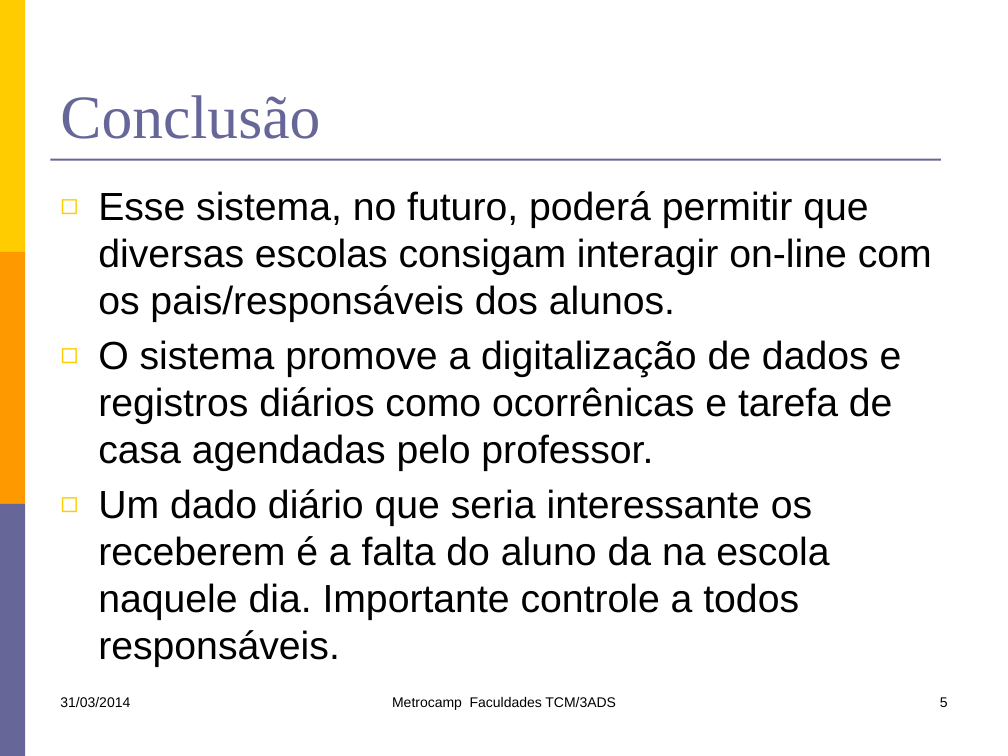
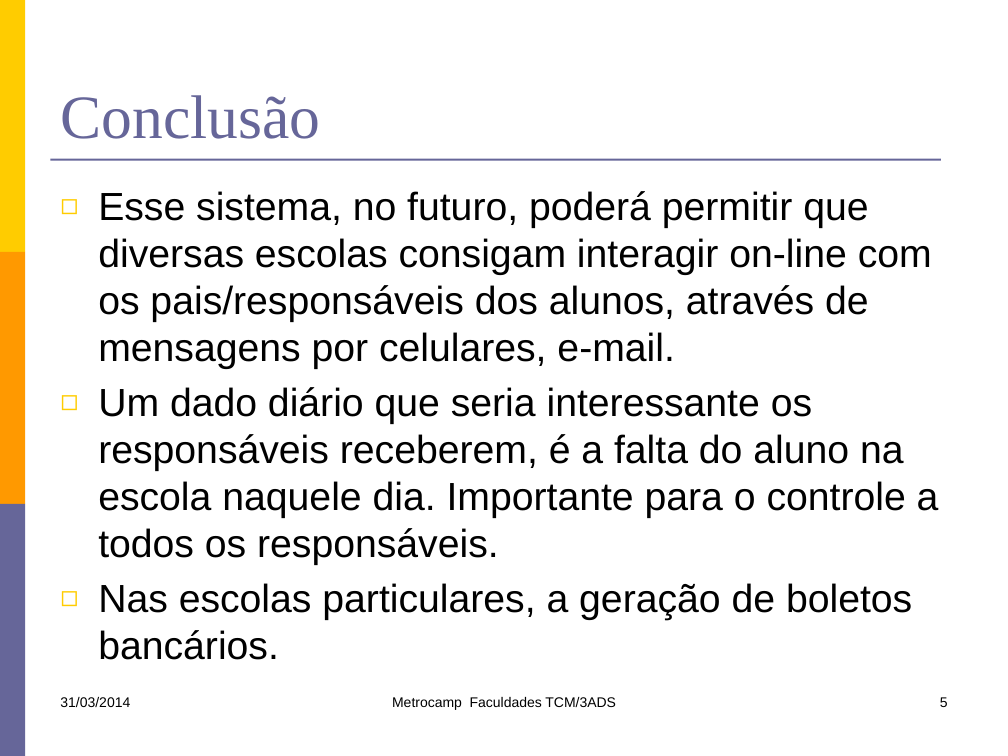
Before and after one commit to lfernandobra/pi5g1s14, a slide deck: slide 5 of documentacao/G5_Apresentacao1sem2014.pptx. Drawn at 1008x756 pixels with LibreOffice and Linux fonts; fonts in the diff are those of the drawing. Boxes give left, top, right and bottom in pixels: in the first picture for what was removed or moved away, otherwise in the second. Text is boxed around its words. In the diff, an @@ line names an element or a change of style, - is before the commit and + after.

```diff
--- a/documentacao/G5_Apresentacao1sem2014.pptx
+++ b/documentacao/G5_Apresentacao1sem2014.pptx
@@ text at (x1=98, y1=191, x2=939, y2=660): text changed @@
-◻ Esse sistema, no futuro, poderá permitir que diversas escolas consigam interagir on-line com os pais/responsáveis dos alunos.
-◻ O sistema promove a digitalização de dados e registros diários como ocorrênicas e tarefa de casa agendadas pelo professor.
-◻ Um dado diário que seria interessante os receberem é a falta do aluno da na escola naquele dia. Importante controle a todos responsáveis.
+◻ Esse sistema, no futuro, poderá permitir que diversas escolas consigam interagir on-line com os pais/responsáveis dos alunos, através de mensagens por celulares, e-mail.
+◻ Um dado diário que seria interessante os responsáveis receberem, é a falta do aluno na escola naquele dia. Importante para o controle a todos os responsáveis.
+◻ Nas escolas particulares, a geração de boletos bancários.
```
Also in this commit, not shown: 1 other slide changed, 1 other file.
